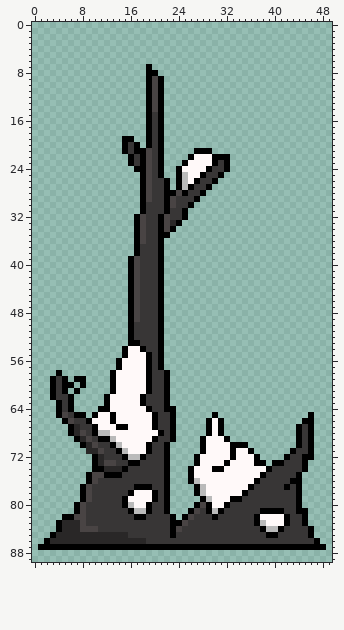
Sprite sheet, stored at images/oldTree2.png. The first picture shows the starting point.
The file is 50x90 pixels.
Now the later version:
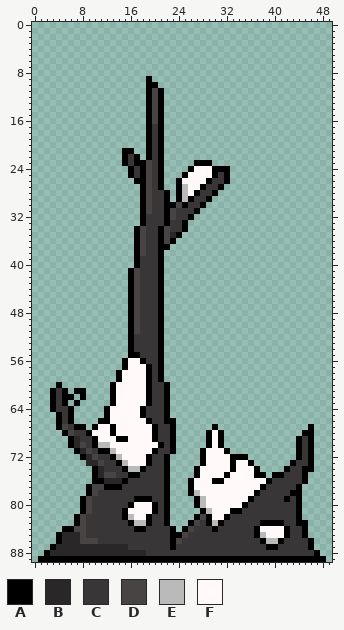
Palette (. is transparent): A #000000  B #292727  C #383636  D #494444  E #bababa  F #fff9f9
Log entry: added 3 trees in generator
What changed:
Changed rows in their new state; - is an unchanged pixel.
first column x 19:
 7 .--
 8 ..-
 9 -..
10 -A.
first column x 15:
15 -----D------------
16 -----D------------
19 ..----------------
20 ...---------------
21 -A..A-------...---
22 ACA.A------.......
23 ACA-------..AAA...
24 -AC------..A--FAA-
25 -AC------.A--FFACA
26 --A---A.--F-FFACCA
27 ------A.---FFACCA-
28 --------.AEFACCA--
29 --------.AEACCA---
30 ----D---ADACCA----
31 ----D---D-CCA-----
32 --.A--CAD-CA------
33 --.A--CACCA-------
34 --------CCA-------
35 -------DBA--------
36 -------DA---------
37 ---D---A----------
38 ---D--------------
39 -.A---------------
40 -.A---------------
first column x 1:
50 ----------------D-------------------------------
51 ----------------D-------------------------------
53 ----------------C-------------------------------
54 --------------.ACC------------------------------
55 --------------.AACC-----------------------------
56 -------------.A--AC-----------------------------
57 -------------.A---------------------------------
58 ---.--------.A------A.--------------------------
59 --...-..----.A------A.--------------------------
60 --.A..-.----------------------------------------
61 -------A----------------------------------------
62 ----A--A---.A----FA-----------------------------
63 --ACA.A----.A----FA-----------------------------
64 --AC------.------AC---.-------------------------
65 ----CA..-..AF----ACC-A.------.---------------.--
66 ---ACA....AAF-----AC-A------...-------------..--
67 ---ADCAA.---AFF-------------.A.------------..---
68 ----ADCCAFFFA------AC----------------------.A---
69 -----ABCCAFFFAA------------.A-A.----------------
70 -----ABDCAEEFF----FFACA----.A-A....-------------
71 ------ABDCAAEFF---FA-CA--------A....------.A----
72 -------ABDC-AEFFFFA-------.A-----AA..----..AC---
73 --------BBDCCAEFFFA-------.A---FA--A..-...A-CA--
74 ----------BCCC-EEA-------.A--FF-A---A....A---A--
75 --------.ABDDC-AA--------.A----A----A-.AA--CA---
76 --------.AABBBA-----------F--AA-----FFA---CCA---
77 -------.ADDAAA--CCC------AFF-------FFA---C------
78 -------.AD-----CCCCC-----AEF------FFA-----A-----
79 --------------CCAAAC------AEF---FFFA-----A------
80 ------.AD-----CA--FA-------EF--FFFA-------------
81 ------.AD-----AFFFFA-----..AEFFFAA---CCCC---.---
82 ----..A-------AEFFA--A.-..ADAFFA----CCCCCC-A.---
83 ---...A--------AEEA--A...AD-AEA-----CAAAAC-A----
84 ---.AAD-CC------AA-----.AD---A------AFFFFA--A.--
85 --.A---DCCCCCCC--------AD-----------AEFFFA--A.--
86 -..A---DDDCCCCCCCC----AD-------------AEEA----A.-
87 ..-BBBBBBBBBBBBCCCCCCC-CCCCCCCCCCCCCCC--CCCCC-..
88 -ABBBBBBBBBBBBBBBBCCCCCCCCCCCCCCCCCCCCCCCCCCCCA-
89 AAAAAAAAAAAAAAAAAAAAAAAAAAAAAAAAAAAAAAAAAAAAAAAA
Pixel boxes of the changes (left, top, right, bottom) in both pictures:
changed: (146, 64, 164, 88)
changed: (122, 112, 230, 268)
changed: (38, 322, 326, 562)
